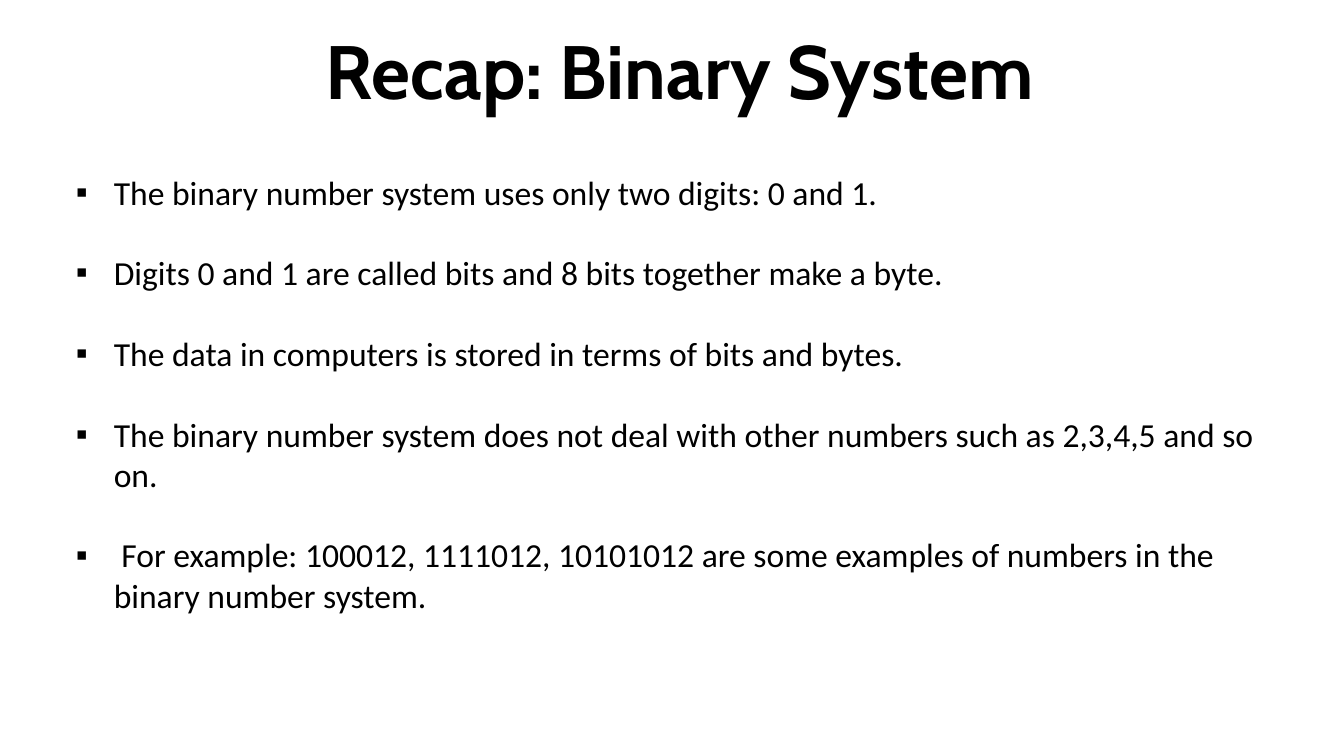
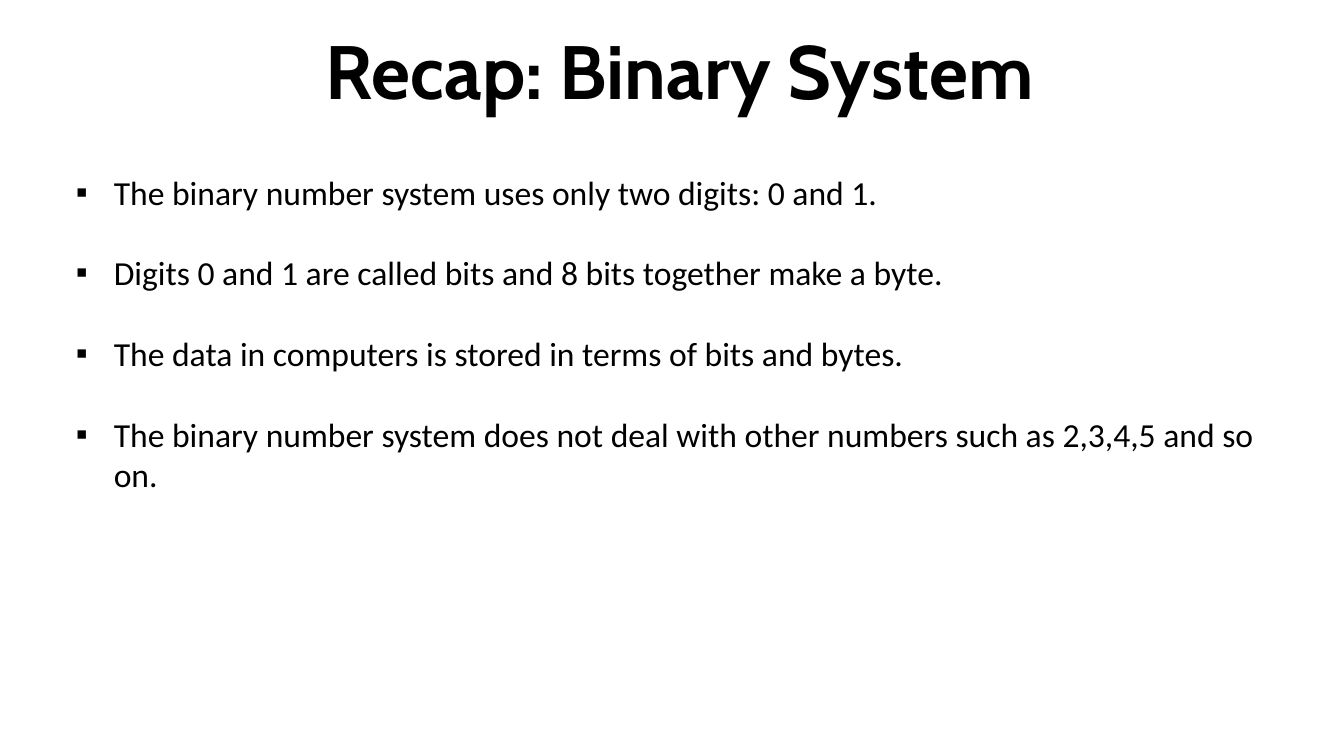
Before and after one commit to robitussin/CCS0001, a slide deck: slide 2 of Number System Conversion.pptx. Drawn at 1344x756 pixels with LibreOffice and Linux fonts; fonts in the diff are those of the drawing. Boxes give left, top, right and bottom in pixels: in the first picture for what was removed or moved away, otherwise in the second. Text is boxed around its words. In the diff, an @@ line names an element or a change of style, - is before the commit and + after.

```diff
--- a/Number System Conversion.pptx
+++ b/Number System Conversion.pptx
@@ text at [114,543,1214,614]: paragraph removed @@
-▪ For example: 100012, 1111012, 10101012 are some examples of numbers in the binary number system.
```
Also in this commit, not shown: 3 other slides changed, 1 other file.
